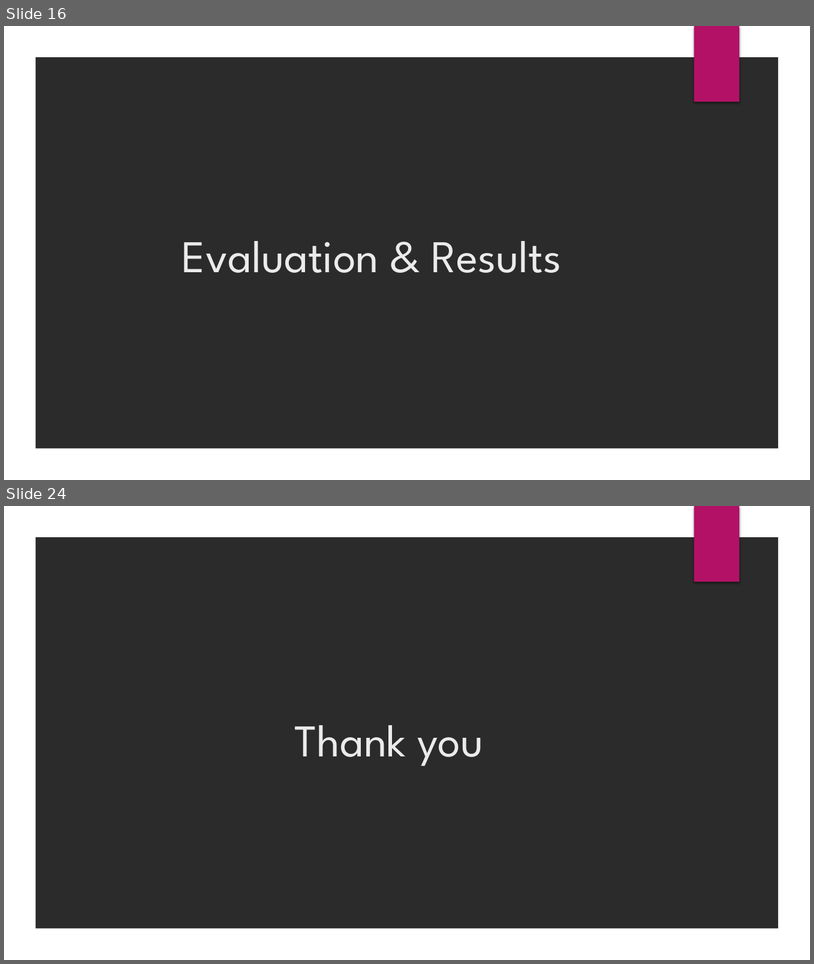
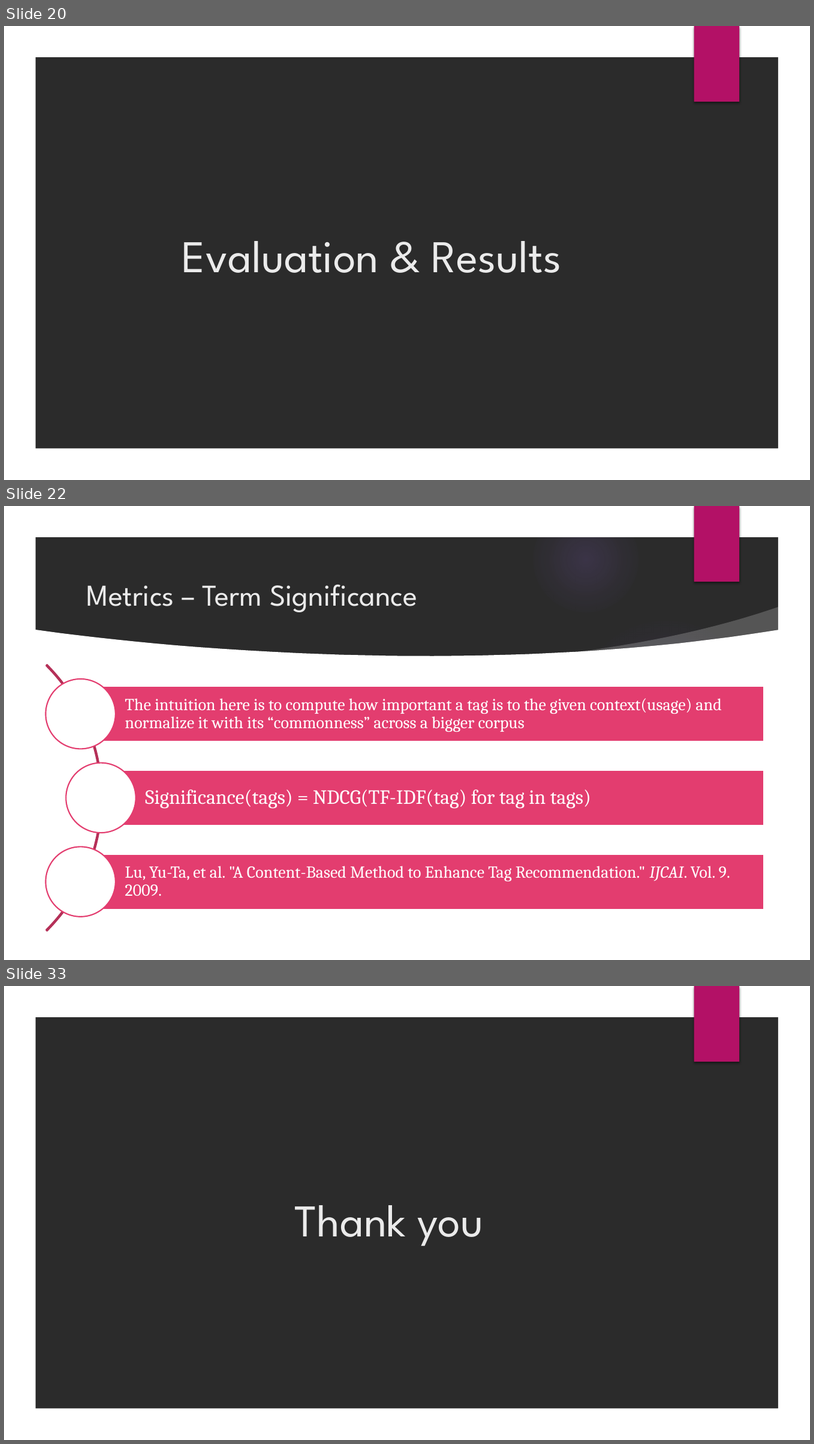
Before and after one commit to saurabhvermaaaa/Adobe-Internship, a slide deck: Internship 2016.pptx. Shown one above the other, each under a label of ours: slides 16 and 24 before the commit, slides 20, 22 and 33 after it; the slides between them are not shown. The pictures are 814x964 and 814x1444 pixels, drawn with LibreOffice and Linux fonts; fonts in the diff are those of the drawing; background and template pictures are left out; a plain dark background stands for a picture behind light text. Boxes give left, top, right and bottom in pixels: in the first picture for what was removed or moved away, otherwise in the second. Text is boxed around its words. In the diff, an @@ line names an element or a change of style, - is before the commit and + after.

```diff
--- a/Internship 2016.pptx
+++ b/Internship 2016.pptx
@@ slide 22 added at [4, 506, 810, 960], background picture (left out); not listed: 2 template elements that a slide beside it also shows @@
@@ title added at [86, 584, 418, 612], 36 pt, text #EBEBEB @@
+Metrics – Term Significance
@@ group added at [4, 507, 785, 960]: 5 ellipses, 2 freeform shapes @@
@@ group added at [4, 609, 765, 960]: 3 rectangles, 3 texts, 3 ellipses, 1 arch (boxed as its full ring) @@
+The intuition here is to compute how important a tag is to the given context(usage) and normalize it with its “commonness” across a bigger corpus
+Significance(tags) = NDCG(TF-IDF(tag) for tag in tags)
+Lu, Yu-Ta, et al. "A Content-Based Method to Enhance Tag Recommendation." IJCAI. Vol. 9. 2009.
@@ what was slide 16 is now slide 20 @@
@@ what was slide 24 is now slide 33 @@
```
Also in this commit, not shown: 5 slides changed, 14 other slides added, 6 slides removed, 9 other files.
